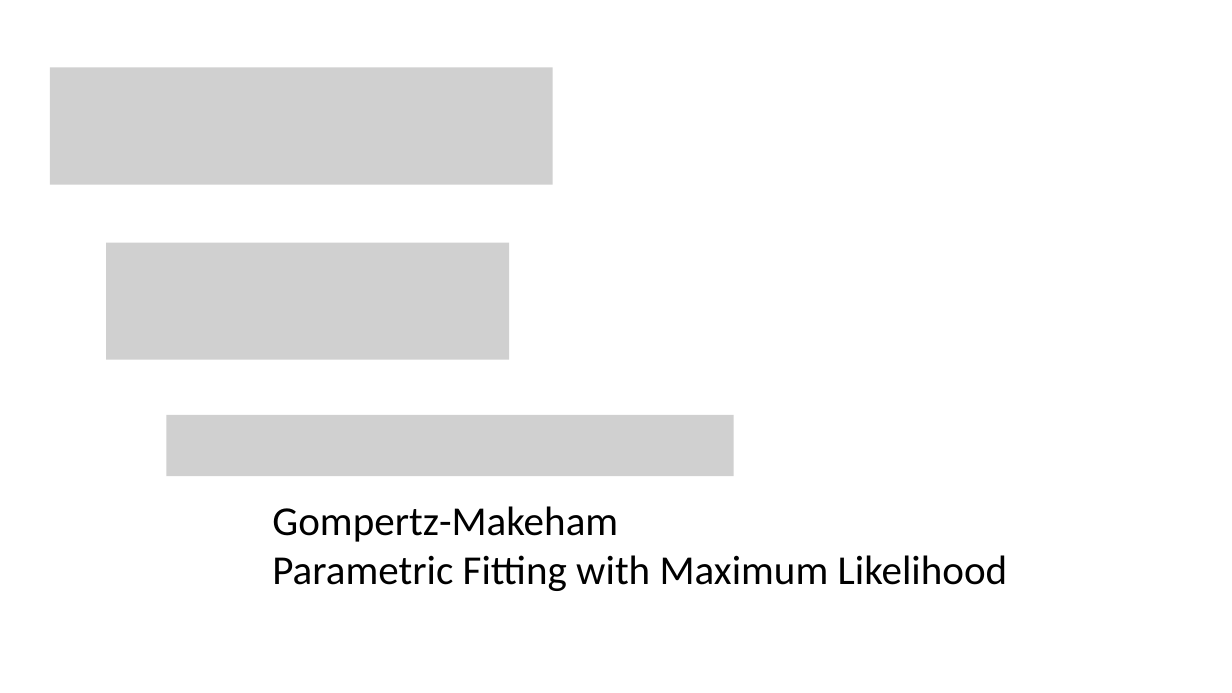
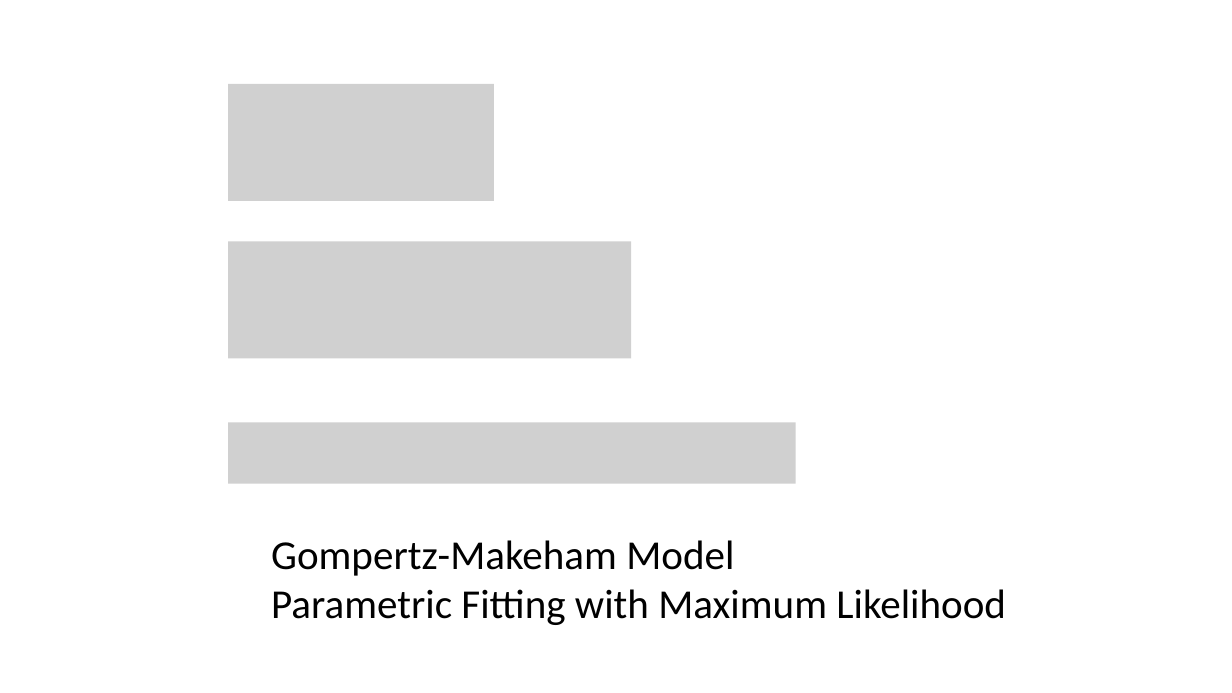
Before and after one commit to WenSu221/Gompertz_Decomp, a slide deck: slide 3 of What Changes in Life expectancy reveals about US.pptx. Drawn at 1232x693 pixels with LibreOffice and Linux fonts; fonts in the diff are those of the drawing; grey boxes stand for pictures. Boxes give left, top, right and bottom in pixels: in the first picture for what was removed or moved away, otherwise in the second. Text is boxed around its words. In the diff, an @@ line names an element or a change of style, - is before the commit and + after.

```diff
--- a/What Changes in Life expectancy reveals about US.pptx
+++ b/What Changes in Life expectancy reveals about US.pptx
@@ rectangle added at (495, 38, 749, 223), fill #FFFFFF, outline #FFFFFF 1 pt @@
@@ picture: place and size @@
-picture at (50, 67, 553, 185)
+picture at (228, 84, 731, 201)
@@ picture: place and size @@
-picture at (106, 243, 509, 360)
+picture at (228, 241, 631, 359)
@@ picture: place and size @@
-picture at (166, 415, 734, 476)
+picture at (228, 422, 796, 483)
@@ text "Gompertz-Makeham Model": place and size @@
-text "Gompertz-Makeham Model" at (272, 506, 1008, 591)
+text "Gompertz-Makeham Model" at (271, 540, 1006, 625)
@@ text at (271, 540, 734, 576): text changed @@
-Gompertz-Makeham
+Gompertz-Makeham Model
```
Also in this commit, not shown: 5 other slides changed, 1 other file.
